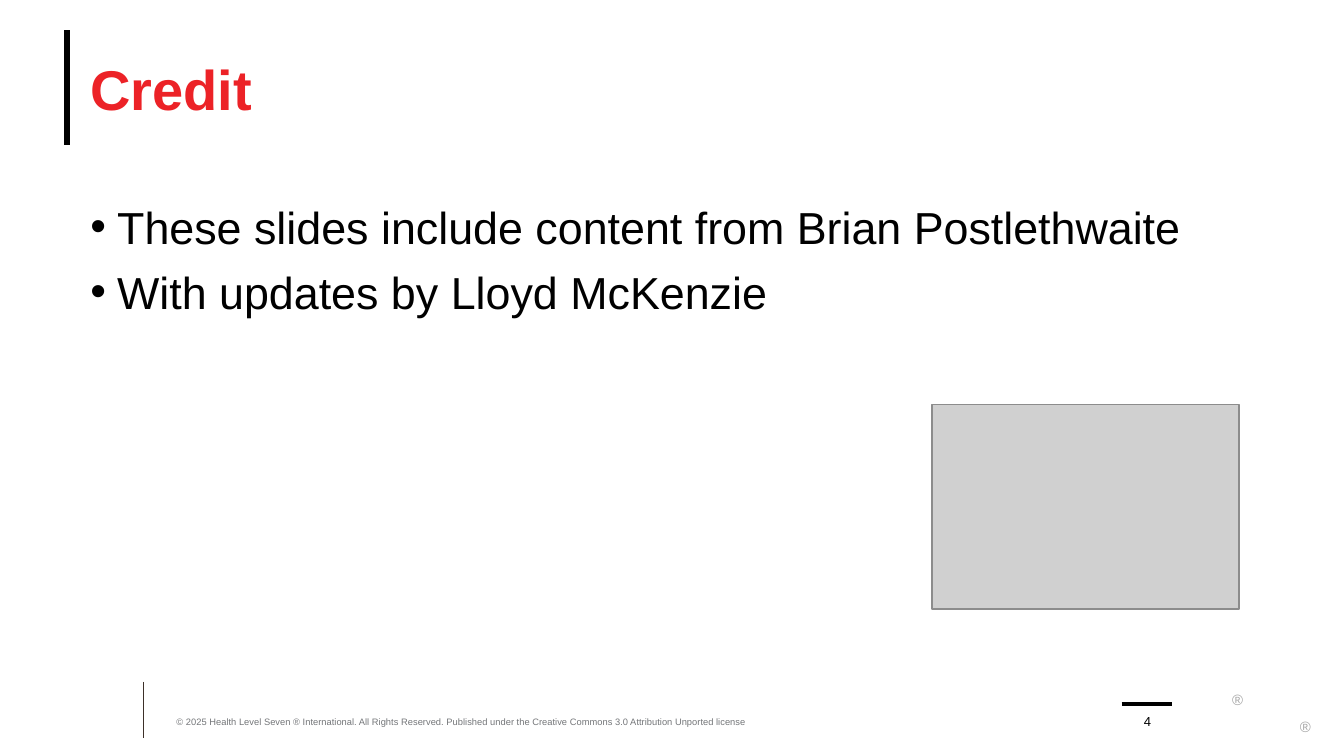
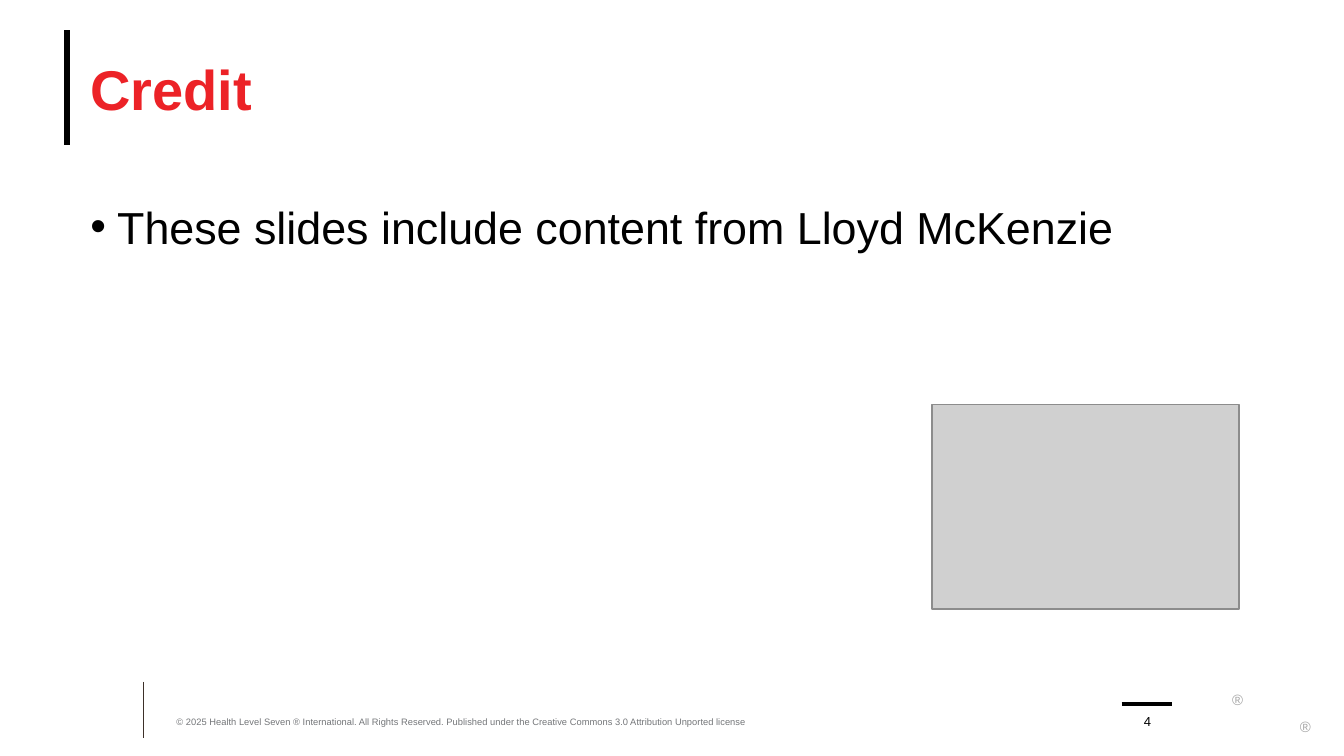
Before and after one commit to FHIR/documents, a slide deck: slide 4 of presentations/sdc/4-SDC-Rendering-Behavior.pptx. Drawn at 1344x756 pixels with LibreOffice and Linux fonts; fonts in the diff are those of the drawing; grey boxes stand for pictures; background and template pictures are left out. Boxes give left, top, right and bottom in pixels: in the first picture for what was removed or moved away, otherwise in the second. Text is boxed around its words. In the diff, an @@ line names an element or a change of style, - is before the commit and + after.

```diff
--- a/presentations/sdc/4-SDC-Rendering-Behavior.pptx
+++ b/presentations/sdc/4-SDC-Rendering-Behavior.pptx
@@ text at (117,211,1113,253): text changed @@
-• These slides include content from Brian Postlethwaite
-• With updates by Lloyd McKenzie
+• These slides include content from Lloyd McKenzie
```
Also in this commit, not shown: 4 other slides changed, 4 slides added, 10 other files.
